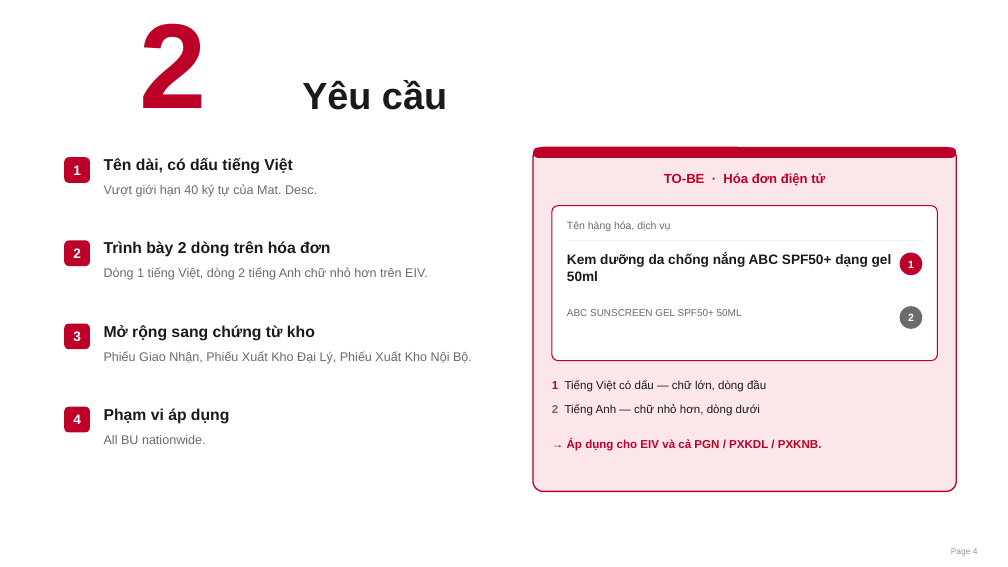
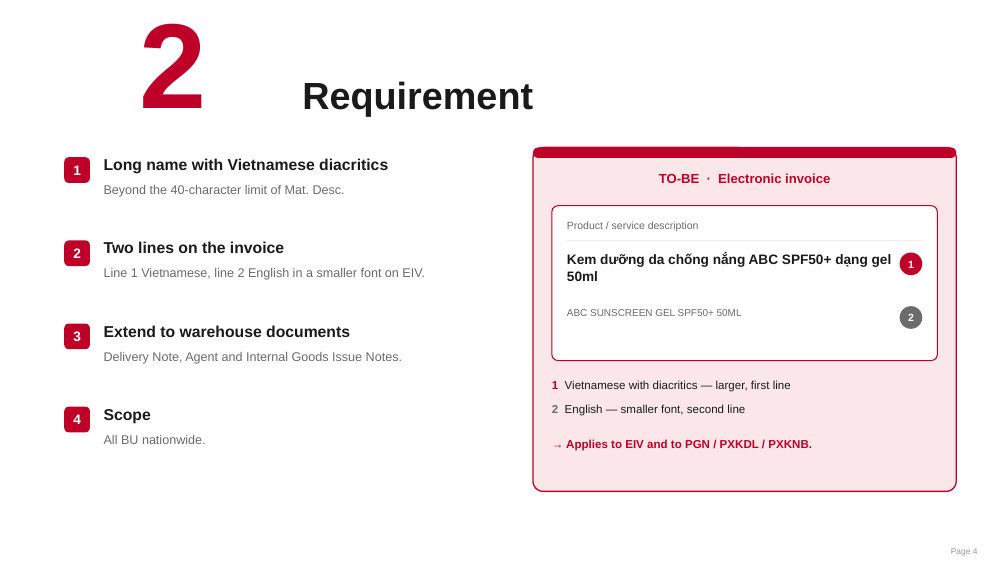
Before and after one commit to nguyenthanhitvn87-source/nguyenthanh, a slide deck: slide 4 of slide/LPNVi_LONG_PRODUCTION_NAME_VIETNAMESE.pptx. Drawn at 1008x567 pixels with LibreOffice and Linux fonts; fonts in the diff are those of the drawing; background and template pictures are left out. Boxes give left, top, right and bottom in pixels: in the first picture for what was removed or moved away, otherwise in the second. Text is boxed around its words. In the diff, an @@ line names an element or a change of style, - is before the commit and + after.

```diff
--- a/slide/LPNVi_LONG_PRODUCTION_NAME_VIETNAMESE.pptx
+++ b/slide/LPNVi_LONG_PRODUCTION_NAME_VIETNAMESE.pptx
@@ title at (x1=302, y1=81, x2=533, y2=116): text changed @@
-Yêu cầu
+Requirement
@@ text at (x1=104, y1=158, x2=388, y2=174): text changed @@
-Tên dài, có dấu tiếng Việt
+Long name with Vietnamese diacritics
@@ text at (x1=659, y1=173, x2=830, y2=183): text changed @@
-TO-BE · Hóa đơn điện tử
+TO-BE · Electronic invoice
@@ text at (x1=104, y1=185, x2=345, y2=197): text changed @@
-Vượt giới hạn 40 ký tự của Mat. Desc.
+Beyond the 40-character limit of Mat. Desc.
@@ text at (x1=567, y1=221, x2=699, y2=231): text changed @@
-Tên hàng hóa, dịch vụ
+Product / service description
@@ text at (x1=104, y1=241, x2=284, y2=253): text changed @@
-Trình bày 2 dòng trên hóa đơn
+Two lines on the invoice
@@ text at (x1=104, y1=268, x2=425, y2=280): text changed @@
-Dòng 1 tiếng Việt, dòng 2 tiếng Anh chữ nhỏ hơn trên EIV.
+Line 1 Vietnamese, line 2 English in a smaller font on EIV.
@@ text at (x1=104, y1=325, x2=350, y2=337): text changed @@
-Mở rộng sang chứng từ kho
+Extend to warehouse documents
@@ text at (x1=104, y1=352, x2=402, y2=364): text changed @@
-Phiếu Giao Nhận, Phiếu Xuất Kho Đại Lý, Phiếu Xuất Kho Nội Bộ.
+Delivery Note, Agent and Internal Goods Issue Notes.
@@ text at (x1=552, y1=380, x2=791, y2=392): text changed @@
-1 Tiếng Việt có dấu — chữ lớn, dòng đầu
+1 Vietnamese with diacritics — larger, first line
@@ text at (x1=104, y1=409, x2=151, y2=424): text changed @@
-Phạm vi áp dụng
+Scope
@@ text at (x1=552, y1=404, x2=745, y2=416): text changed @@
-2 Tiếng Anh — chữ nhỏ hơn, dòng dưới
+2 English — smaller font, second line
@@ text at (x1=566, y1=439, x2=812, y2=451): text changed @@
-→ Áp dụng cho EIV và cả PGN / PXKDL / PXKNB.
+→ Applies to EIV and to PGN / PXKDL / PXKNB.
```
Also in this commit, not shown: 6 other slides changed, 1 other file.
